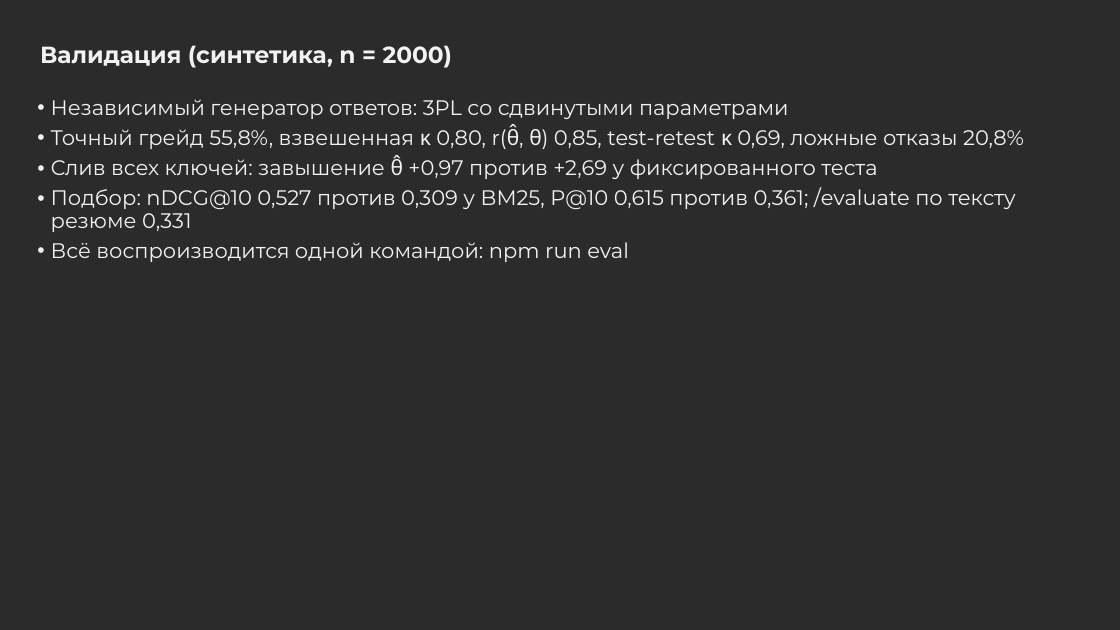
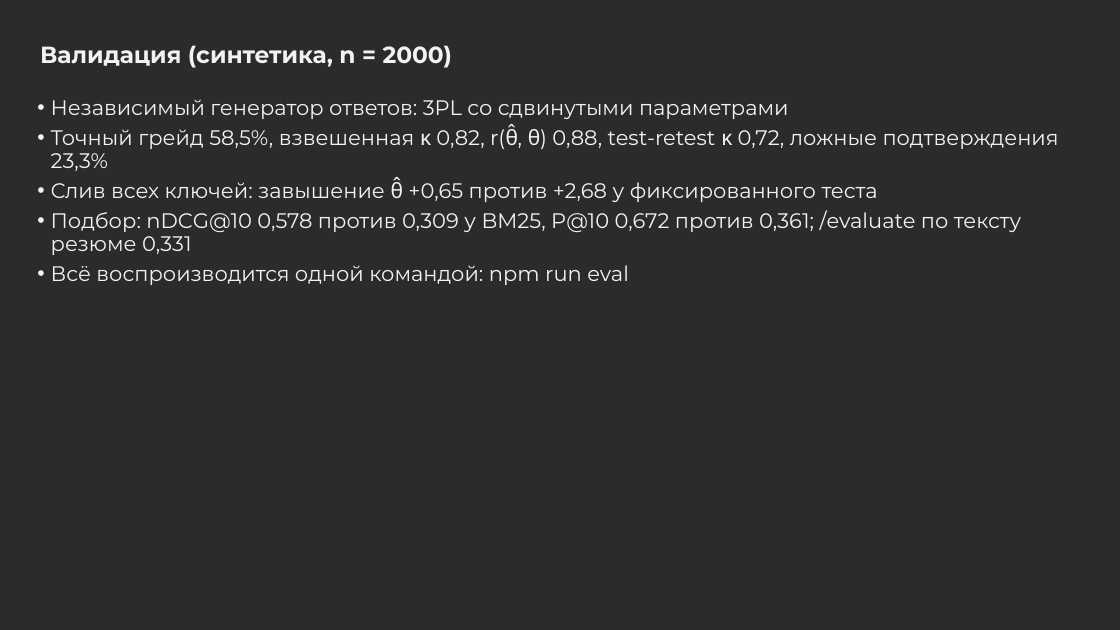
Before and after one commit to Egor2809/fsp-scout, a slide deck: slide 6 of docs/scout-presentation.pptx. Drawn at 1120x630 pixels with LibreOffice and Linux fonts; fonts in the diff are those of the drawing; background and template pictures are left out; a plain dark background stands for a picture behind light text. Boxes give left, top, right and bottom in pixels: in the first picture for what was removed or moved away, otherwise in the second. Text is boxed around its words. In the diff, an @@ line names an element or a change of style, - is before the commit and + after.

Commit message:
Валидация на банке v6: 3PL, канарейки, подбор весов; пересчитаны документы

```diff
--- a/docs/scout-presentation.pptx
+++ b/docs/scout-presentation.pptx
@@ text at <box>51,125,1059,255</box>: text changed @@
-• Точный грейд 55,8%, взвешенная κ 0,80, r(θ̂, θ) 0,85, test-retest κ 0,69, ложные отказы 20,8%
-• Слив всех ключей: завышение θ̂ +0,97 против +2,69 у фиксированного теста
-• Подбор: nDCG@10 0,527 против 0,309 у BM25, P@10 0,615 против 0,361; /evaluate по тексту резюме 0,331
+• Точный грейд 58,5%, взвешенная κ 0,82, r(θ̂, θ) 0,88, test-retest κ 0,72, ложные подтверждения 23,3%
+• Слив всех ключей: завышение θ̂ +0,65 против +2,68 у фиксированного теста
+• Подбор: nDCG@10 0,578 против 0,309 у BM25, P@10 0,672 против 0,361; /evaluate по тексту резюме 0,331
```
Also in this commit, not shown: 1 other slide changed, 7 other files.
